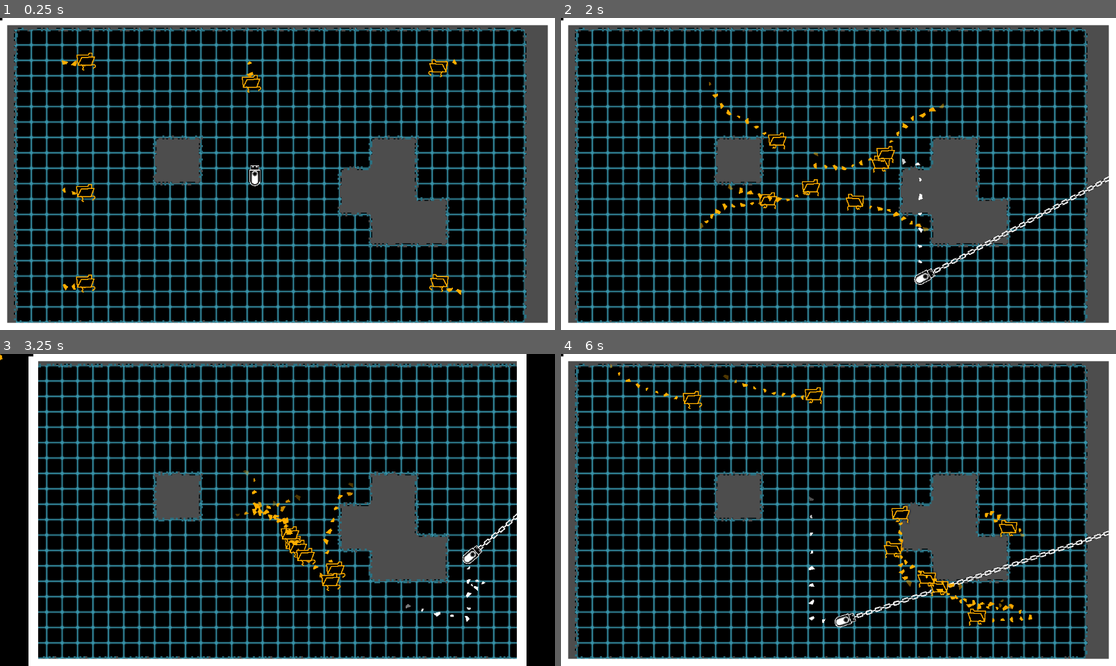
Above: before the commit, frames 1-4 (two rows, left to right).
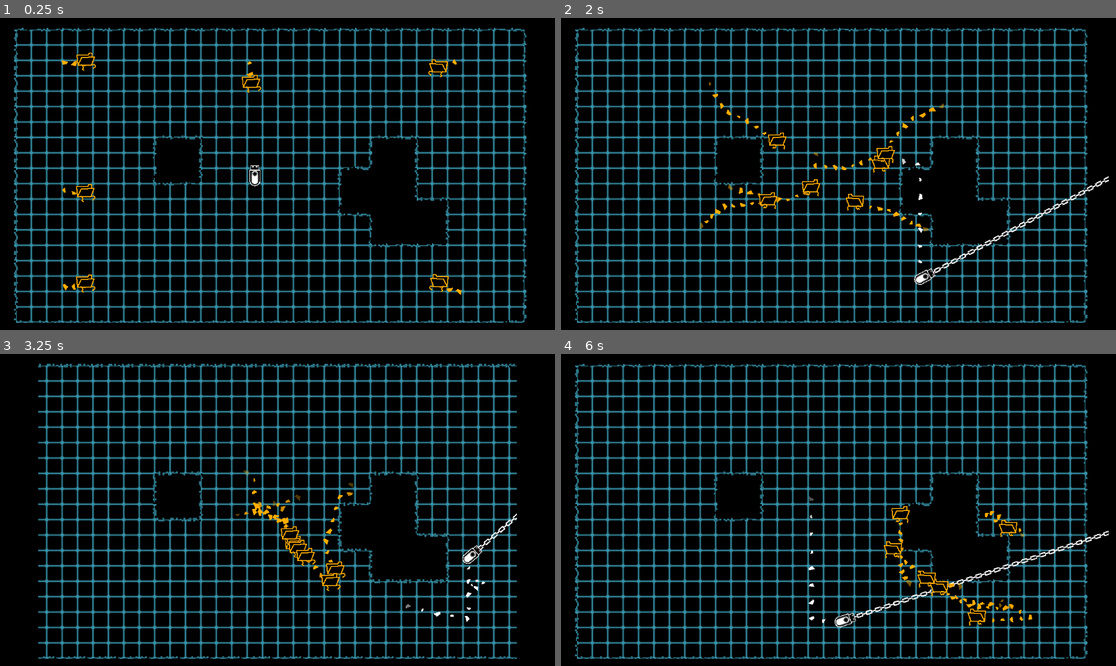
Above: after the commit, the same moments.

Repository: SomeSortOfSam/Hardest_Drive
Game: Godot game, scene res://scenes/gamplay.tscn
Same seed, same stepped clock (60 frames per second), same inputs: the game is played once before the commit and once after it. Sound files missing from this copy of the repository are replaced by a short silence.
Inputs (mouse positions are in pixels of both pictures, inside the frame that each line leads up to):
- Up to frame 1 (0.25 s): no input
- Up to frame 2 (2 s): move the mouse to (960, 158) at 0.52 s; hold D (player_right) 0.53-1.28 s; click (960, 158) at 0.67 s; move the mouse to (727, 189) at 1.27 s; hold S (player_down) from 1.28 s (still down)
- Up to frame 3 (3.25 s): move the mouse to (333, 441) at 2.02 s; release S (player_down) at 2.03 s; hold D (player_right) 2.03-2.78 s; move the mouse to (249, 572) at 2.77 s; hold W (player_up) from 2.78 s (still down); click (249, 572) at 2.92 s
- Up to frame 4 (6 s): move the mouse to (1005, 556) at 3.52 s; release W (player_up) at 3.53 s; hold A (player_left) 3.53-5.03 s; tap Space (reset_screen) at 4.15 s; move the mouse to (672, 463) at 4.27 s; move the mouse to (866, 510) at 5.02 s; hold S (player_down) 5.03-5.78 s; click (866, 510) at 5.17 s; move the mouse to (755, 432) at 5.77 s; hold D (player_right) from 5.78 s (still down)

The runs differ from the first frame. In frame 1, 19% of the frame differs, in the area x 0-100%, y 0-100%; in frame 2, 19%; in frame 3, 14%; in frame 4, 19%.

Commit message:
Made enemies not die off screen
Closes #4

Diff:
--- a/project.godot
+++ b/project.godot
@@ -61,3 +61,4 @@
 
 renderer/rendering_method="gl_compatibility"
 renderer/rendering_method.mobile="gl_compatibility"
+environment/defaults/default_clear_color=Color(0, 0, 0, 1)
--- a/scenes/enemy.tscn
+++ b/scenes/enemy.tscn
@@ -128,9 +128,10 @@
 texture_filter = 1
 collision_mask = 0
 script = ExtResource("1_qmkjd")
-death_sounds = Array[AudioStream]([ExtResource("5_vsbux"), ExtResource("3_dd0ee"), ExtResource("4_3ixgn")])
+death_sounds = Array[AudioStream]([ExtResource("3_dd0ee"), ExtResource("4_3ixgn")])
 
 [node name="WalkDust" type="GPUParticles2D" parent="."]
+z_index = -1
 position = Vector2(0, 9)
 amount = 10
 process_material = SubResource("ParticleProcessMaterial_cdaia")
@@ -138,9 +139,9 @@
 
 [node name="CollisionShape2D" type="CollisionShape2D" parent="."]
 shape = SubResource("CircleShape2D_5qmfi")
+disabled = true
 
 [node name="Sprite2D" type="Sprite2D" parent="."]
-visible = false
 texture = ExtResource("2_7qneq")
 hframes = 6
 
@@ -170,9 +171,9 @@
 
 [node name="Timer" type="Timer" parent="."]
 wait_time = 0.1
+autostart = true
 
 [node name="DeathSound" type="AudioStreamPlayer2D" parent="."]
 stream = ExtResource("5_vsbux")
 
 [connection signal="area_entered" from="HurtBox" to="." method="_on_hurt_box_area_entered"]
-[connection signal="area_exited" from="HurtBox" to="." method="_on_hurt_box_area_exited"]
--- a/scenes/enemy_spawner.tscn
+++ b/scenes/enemy_spawner.tscn
@@ -4,7 +4,7 @@
 [ext_resource type="PackedScene" uid="uid://c0bavsp5m5qge" path="res://scenes/enemy.tscn" id="2_vsluo"]
 
 [sub_resource type="CircleShape2D" id="CircleShape2D_tjaah"]
-radius = 64.0
+radius = 32.0
 
 [node name="EnemySpawner" type="Area2D"]
 collision_layer = 0
@@ -15,4 +15,6 @@
 [node name="CollisionShape2D" type="CollisionShape2D" parent="."]
 shape = SubResource("CircleShape2D_tjaah")
 
+[node name="Timer" type="Timer" parent="."]
+
 [connection signal="area_exited" from="." to="." method="_on_area_exited"]
--- a/scenes/gamplay.tscn
+++ b/scenes/gamplay.tscn
@@ -904,6 +904,7 @@
 texture_repeat = 2
 points = PackedVector2Array(197, 5, 197, 417.305, 1339, 451, 1339, 5, 197, 5)
 width = 20.0
+default_color = Color(0, 0, 0, 1)
 texture_mode = 1
 
 [node name="StaticBody2D" type="StaticBody2D" parent="Camera2D"]
@@ -912,7 +913,8 @@
 
 [node name="TileMap" type="TileMap" parent="."]
 self_modulate = Color(0.462745, 0.756863, 0.811765, 1)
-z_index = -1
+z_index = -2
+z_as_relative = false
 position = Vector2(529, 328)
 tile_set = SubResource("TileSet_w00hl")
 format = 2
@@ -944,8 +946,6 @@
 position = Vector2(955, 564)
 nav_enabled = true
 
-[node name="EnemySpawner" parent="." instance=ExtResource("6_yhgw7")]
-
 [node name="EnemySpawner2" parent="." instance=ExtResource("6_yhgw7")]
 position = Vector2(892, 271)
 
--- a/scripts/EnemySpawner.gd
+++ b/scripts/EnemySpawner.gd
@@ -1,10 +1,16 @@
 extends Area2D
+
 @export var enemy_scene : PackedScene
 
+@onready var timer : Timer = $Timer
+
 func _on_area_exited(area):
-	call_deferred("spawn_enemy")
+	timer.start()
+	if !timer.timeout.is_connected(spawn_enemy):
+		timer.timeout.connect(spawn_enemy,CONNECT_ONE_SHOT)
 
 func spawn_enemy():
-	var enemy = enemy_scene.instantiate()
-	enemy.position = position
-	get_parent().add_child(enemy)
+	if !has_overlapping_areas():
+		var enemy = enemy_scene.instantiate()
+		enemy.position = position
+		get_parent().add_child(enemy)
--- a/scripts/border_camera.gd
+++ b/scripts/border_camera.gd
@@ -39,6 +39,8 @@
 	var old_polygon = render_polygon.polygon
 	var old_points = border_line.points
 
+	area_collision_polygon.polygon = polygon
+
 	create_tween().tween_method(func(percent : float): set_polygon(lerp_packed_vector_2_array(old_polygon,polygon,percent),lerp_packed_vector_2_array(old_points,inner_line,percent)),0.0,1.0,.2)
 
 func lerp_packed_vector_2_array(start : PackedVector2Array, end : PackedVector2Array, percent : float) -> PackedVector2Array:
@@ -51,7 +53,6 @@
 
 func set_polygon(polygon : PackedVector2Array, inner_line : PackedVector2Array):
 	render_polygon.polygon = polygon
-	area_collision_polygon.polygon = polygon
 	body_collision_polygon.polygon = polygon
 	border_line.points = inner_line
 
--- a/scripts/enemy.gd
+++ b/scripts/enemy.gd
@@ -24,33 +24,28 @@
 	# Make sure to not await during _ready.
 	call_deferred("actor_setup")
 
-	if nav_enabled:
-		sprite.show()
-
 func actor_setup():
 	# Wait for the first physics frame so the NavigationServer can sync.
 	await get_tree().physics_frame
 
 	# Now that the navigation map is no longer empty, set the movement target.
-	if nav_enabled:
-		set_movement_target(player.global_position)
+	set_movement_target(player.global_position)
 
 func set_movement_target(movement_target: Vector2):
 	navigation_agent.target_position = movement_target
 
 func _physics_process(delta):
-	if nav_enabled:
-		if navigation_agent.is_navigation_finished():
-			set_movement_target(player.global_position)
-			return
+	if navigation_agent.is_navigation_finished():
+		set_movement_target(player.global_position)
+		return
 
-		var current_agent_position: Vector2 = global_position
-		var next_path_position: Vector2 = navigation_agent.get_next_path_position()
+	var current_agent_position: Vector2 = global_position
+	var next_path_position: Vector2 = navigation_agent.get_next_path_position()
 
-		var new_velocity: Vector2 = next_path_position - current_agent_position
-		new_velocity = new_velocity.normalized()
-		new_velocity = new_velocity * movement_speed
-		velocity = new_velocity
+	var new_velocity: Vector2 = next_path_position - current_agent_position
+	new_velocity = new_velocity.normalized()
+	new_velocity = new_velocity * movement_speed
+	velocity = new_velocity
 
 	move_and_slide()
 	face_target()
@@ -79,7 +74,7 @@
 	set_movement_target(player.global_position)
 
 func _on_hurt_box_area_entered(area : Area2D):
-	if area.collision_layer == 1 and nav_enabled:
+	if area.collision_layer == 1:
 		die()
 		return
 	velocity += (global_position - area.global_position).normalized() * movement_speed * 3
@@ -90,9 +85,3 @@
 	timer.start()
 	await timer.timeout
 	nav_enabled = true
-
-func _on_hurt_box_area_exited(area):
-	if area.collision_layer == 1:
-		nav_enabled = true
-		sprite.show()
-		set_movement_target(player.global_position)
